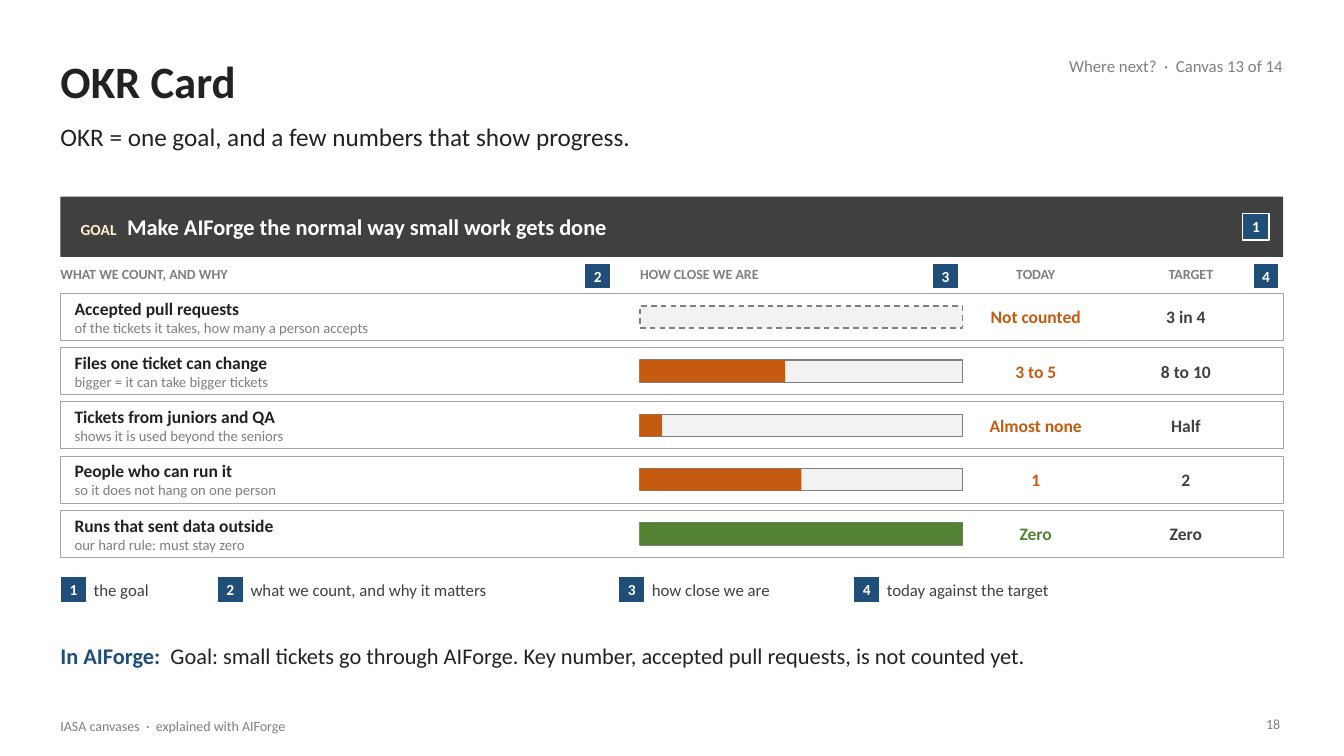
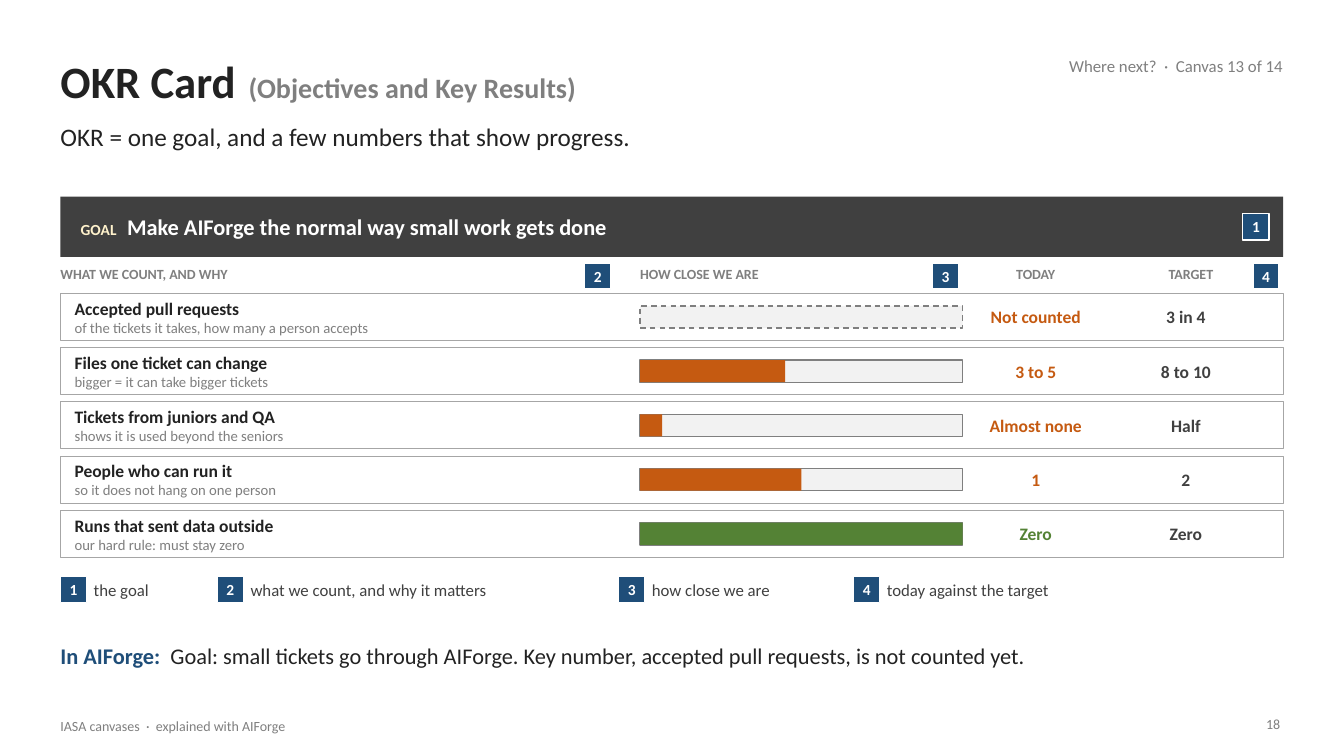
Before and after one commit to Manikanta-Reddy-Pasala/tools, a slide deck: slide 18 of course/iasa-aiforge/IASA-Canvases-with-AIForge.pptx. Drawn at 1344x756 pixels with LibreOffice and Linux fonts; fonts in the diff are those of the drawing. Boxes give left, top, right and bottom in pixels: in the first picture for what was removed or moved away, otherwise in the second. Text is boxed around its words. In the diff, an @@ line names an element or a change of style, - is before the commit and + after.

```diff
--- a/course/iasa-aiforge/IASA-Canvases-with-AIForge.pptx
+++ b/course/iasa-aiforge/IASA-Canvases-with-AIForge.pptx
@@ title at bbox=[60, 66, 576, 103]: text changed; size 32 to 20 pt; text colour #222222 to #7F7F7F @@
-OKR Card
+OKR Card (Objectives and Key Results)
```
Also in this commit, not shown: 5 other slides changed, 2 other files.
